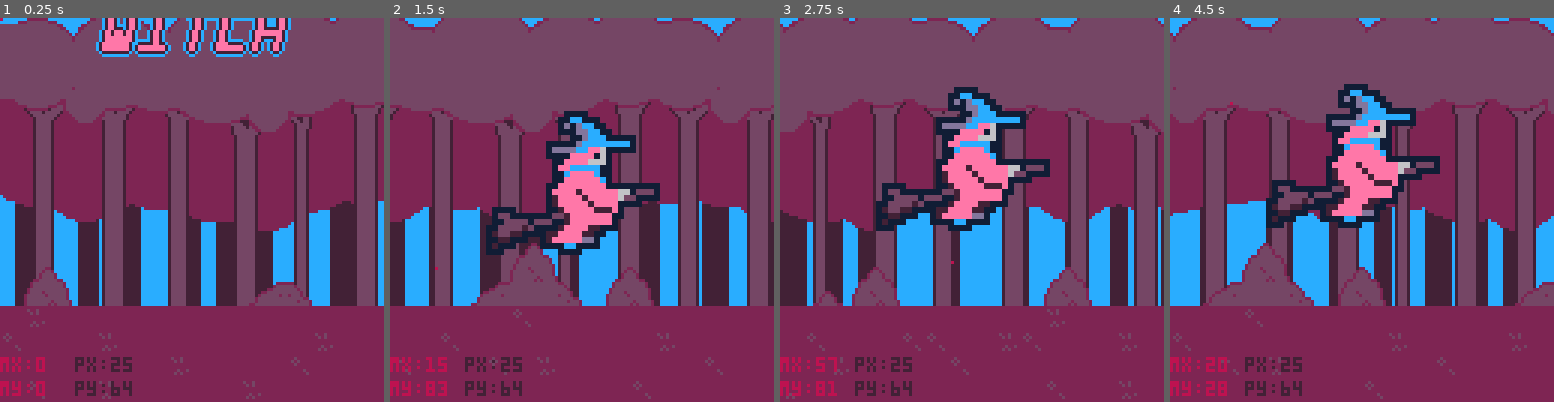
Above: before the commit, frames 1-4 (left to right).
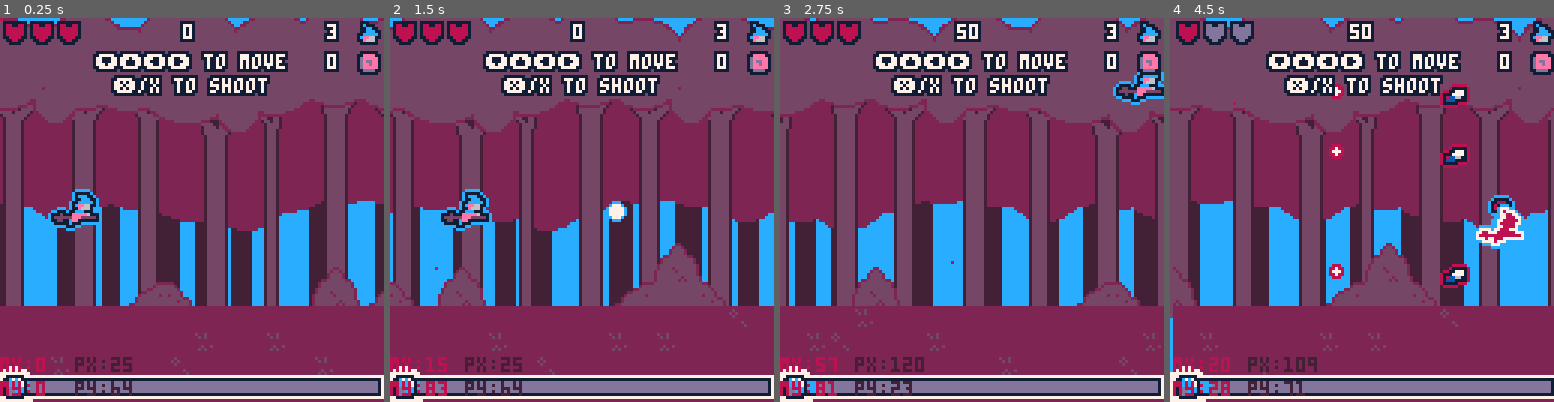
Above: after the commit, the same moments.

Repository: roseblack02/pico8-witch_blaster
Game: PICO-8 cartridge witch_blaster.p8
Same seed, same stepped clock (60 frames per second), same inputs: the game is played once before the commit and once after it.
Inputs (mouse positions are in pixels of both pictures, inside the frame that each line leads up to):
- Up to frame 1 (0.25 s): no input
- Up to frame 2 (1.5 s): tap X (X key) at 0.33, 1.07 s; click (670, 121) at 0.67 s; tap O (Z key) at 0.7 s; click (436, 267) at 1.22 s
- Up to frame 3 (2.75 s): hold Right 1.6-2.1 s; tap O (Z key) at 1.7, 2.1, 2.5 s; click (887, 114) at 1.77 s; tap X (X key) at 1.85 s; hold Up 2.15-2.42 s; click (952, 259) at 2.32 s; hold Right from 2.47 s (still down)
- Up to frame 4 (4.5 s): click (1404, 106) at 2.87 s; tap O (Z key) every 0.4 s from 2.9 to 4.1 s; tap X (X key) at 2.97, 4.08 s; release Right at 3.03 s; hold Left 3.08-3.58 s; click (1465, 256) at 3.42 s; hold Down 3.63-3.97 s; click (1231, 102) at 3.97 s; hold Right from 4.02 s (still down)

The runs differ from the first frame. In frame 1, 56% of the frame differs, in the area x 0-100%, y 0-100%; in frame 2, 53%; in frame 3, 56%; in frame 4, 58%.

Commit message:
Update witch_blaster.p8

Diff:
--- a/witch_blaster.p8
+++ b/witch_blaster.p8
@@ -25,7 +25,7 @@
 ]]--
 
 function _init()
-	state="menu"
+	state="game"
 	frame=0
 
 	--menu
Not shown, changed: the sound effects (__sfx__) section of witch_blaster.p8
